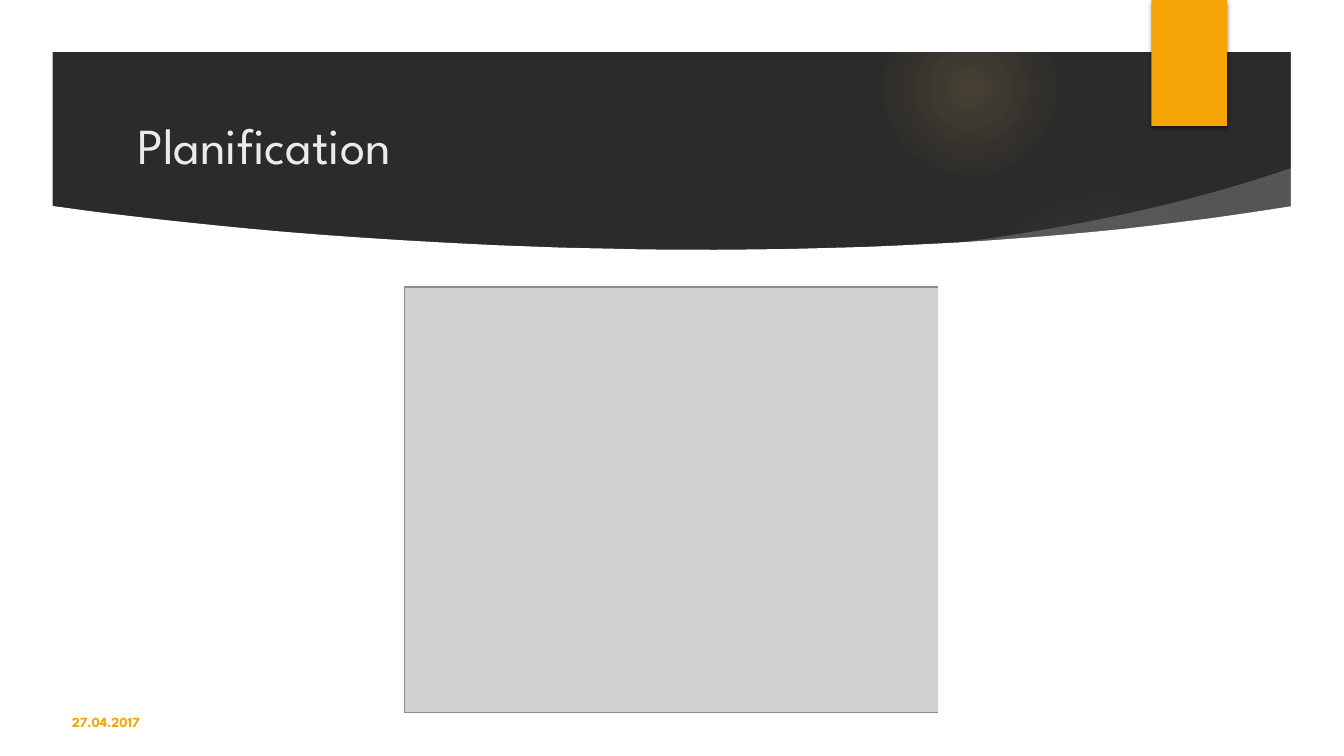
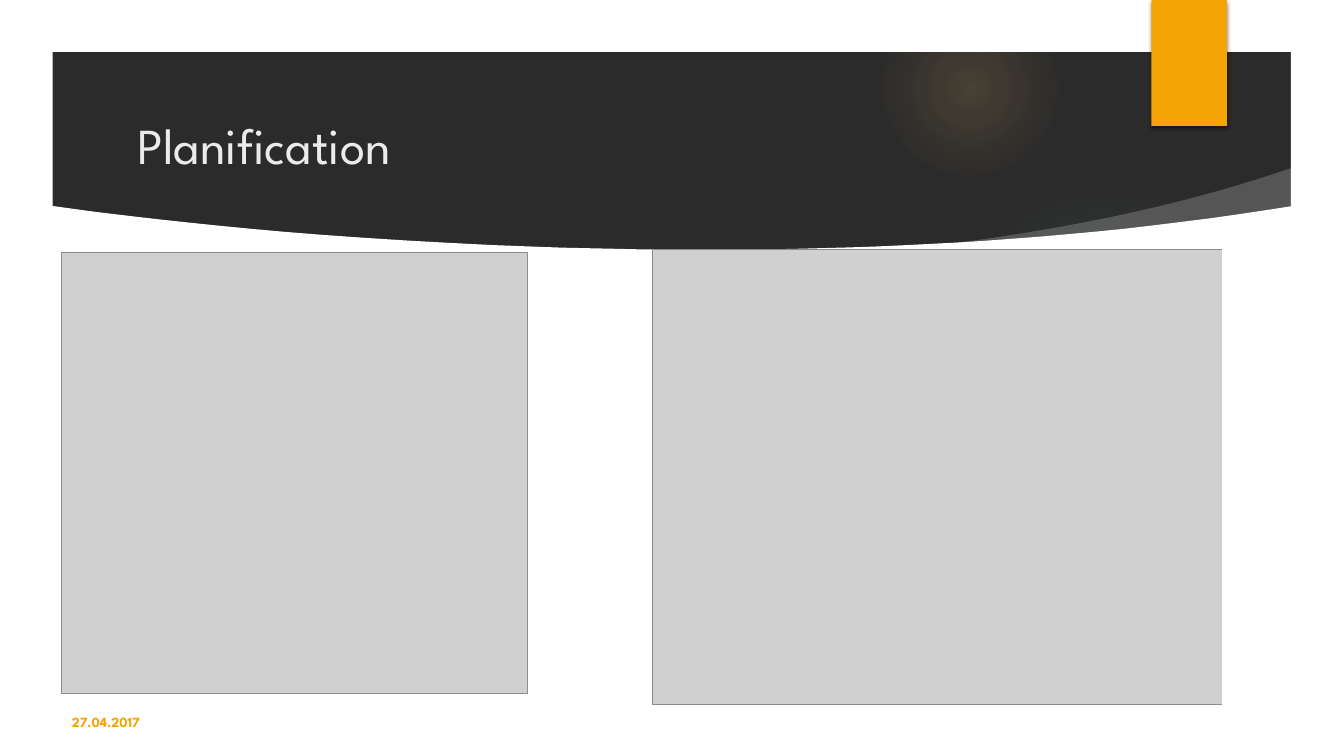
Before and after one commit to savaryal/P_Appro2, a slide deck: slide 4 of Docs/P-P_Appro2-savaryal-ClientTwitter.pptx. Drawn at 1344x756 pixels with LibreOffice and Linux fonts; fonts in the diff are those of the drawing; grey boxes stand for pictures; background and template pictures are left out; a plain dark background stands for a picture behind light text. Boxes give left, top, right and bottom in pixels: in the first picture for what was removed or moved away, otherwise in the second. Text is boxed around its words. In the diff, an @@ line names an element or a change of style, - is before the commit and + after.

```diff
--- a/Docs/P-P_Appro2-savaryal-ClientTwitter.pptx
+++ b/Docs/P-P_Appro2-savaryal-ClientTwitter.pptx
@@ picture added at (x1=62, y1=253, x2=527, y2=695) @@
@@ picture resized from (x1=404, y1=287, x2=939, y2=714) to (x1=652, y1=250, x2=1223, y2=705) @@
@@ rectangle added at (x1=1224, y1=244, x2=1238, y2=710), fill #FFFFFF, outline #FFFFFF 1.5 pt @@
@@ rectangle resized from (x1=940, y1=279, x2=945, y2=714) to (x1=1284, y1=253, x2=1289, y2=755) @@
```
Also in this commit, not shown: 4 other files.
